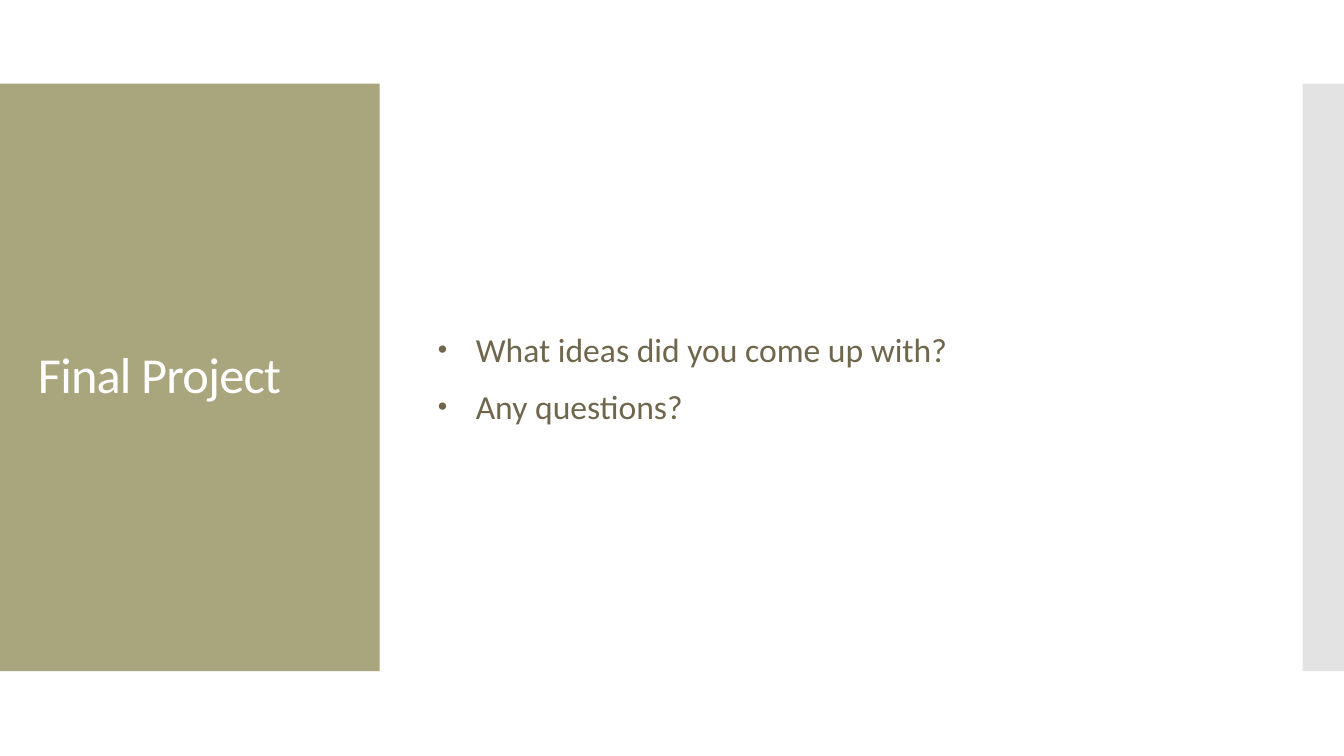
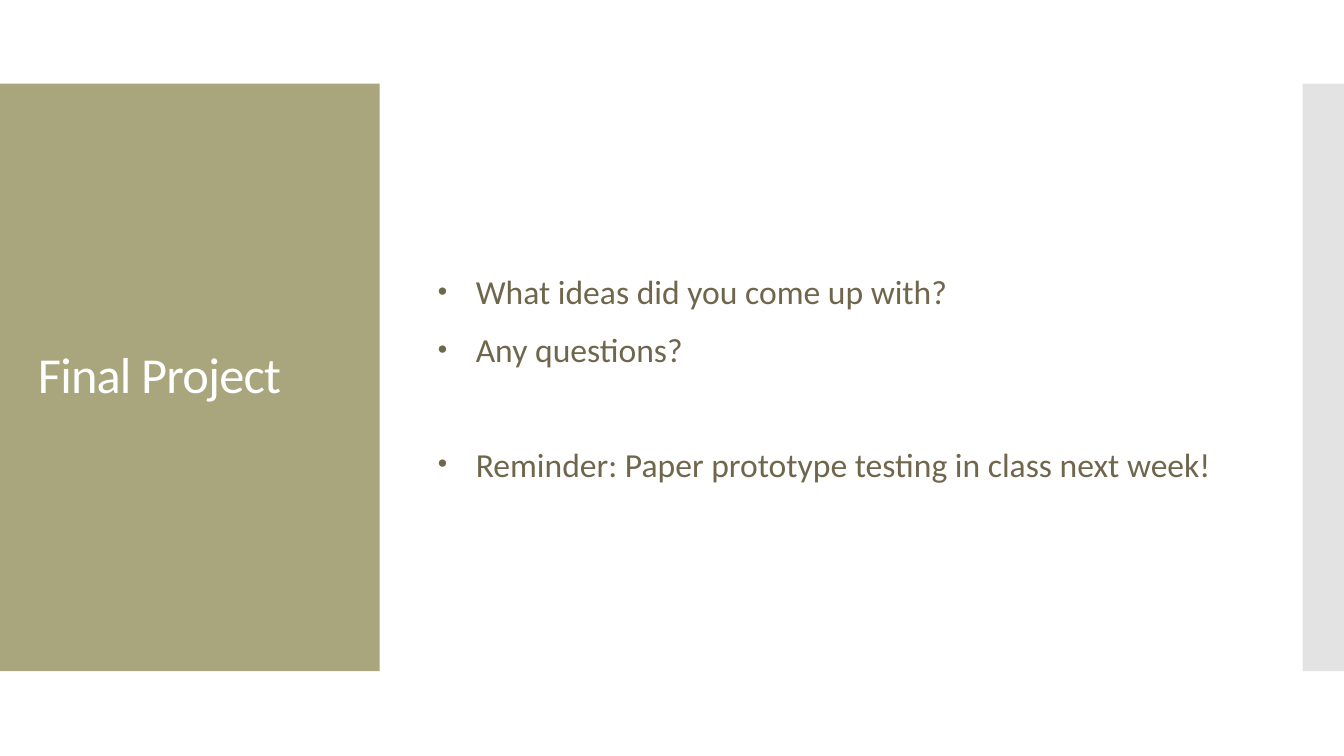
Before and after one commit to amosca01/SDS-CS235, a slide deck: slide 3 of slides/12-evaluation.pptx. Drawn at 1344x756 pixels with LibreOffice and Linux fonts; fonts in the diff are those of the drawing. Boxes give left, top, right and bottom in pixels: in the first picture for what was removed or moved away, otherwise in the second. Text is boxed around its words. In the diff, an @@ line names an element or a change of style, - is before the commit and + after.

```diff
--- a/slides/12-evaluation.pptx
+++ b/slides/12-evaluation.pptx
@@ text at [476, 453, 1210, 483]: paragraph added @@
+• Reminder: Paper prototype testing in class next week!
```
Also in this commit, not shown: 5 other files.
